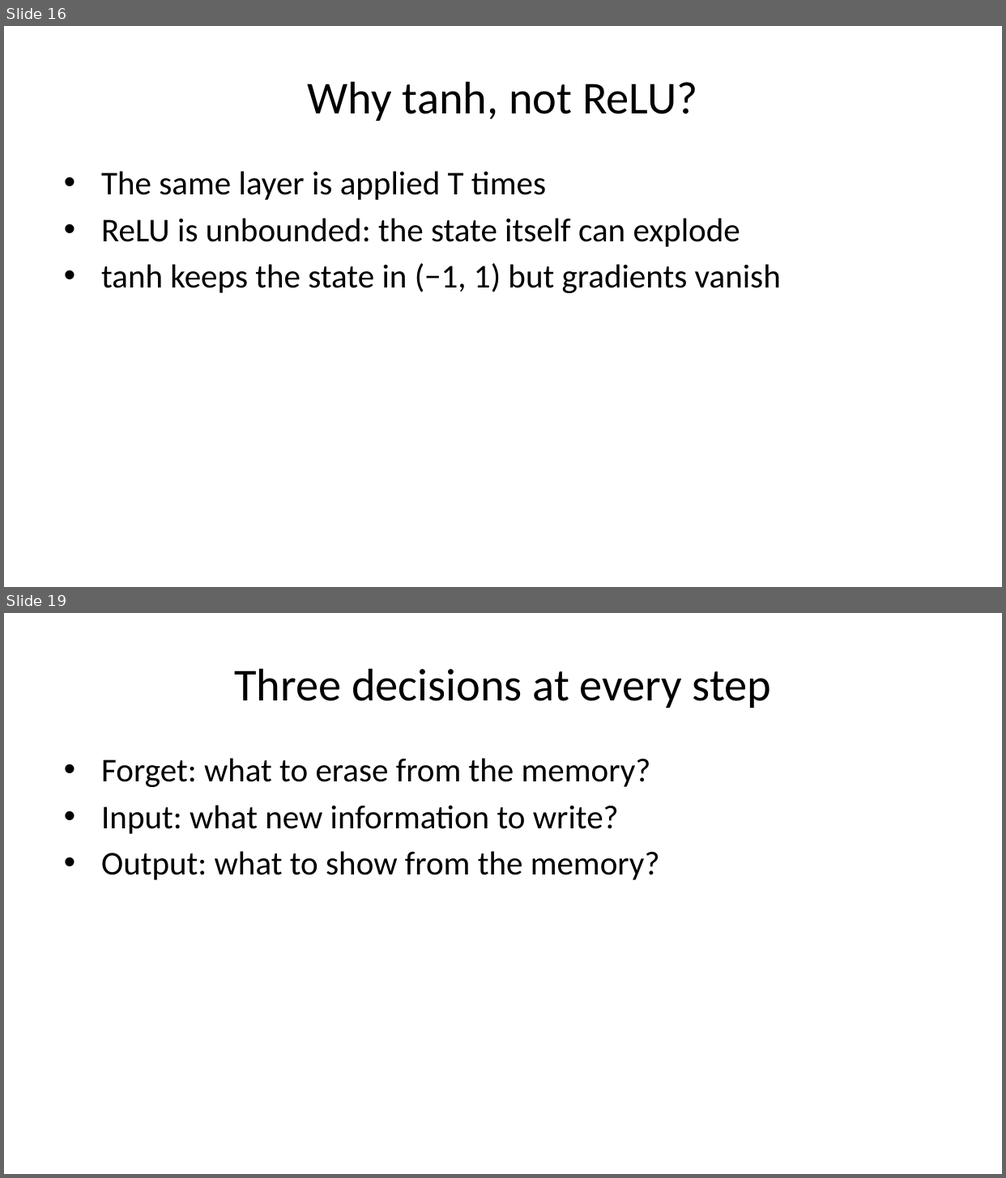
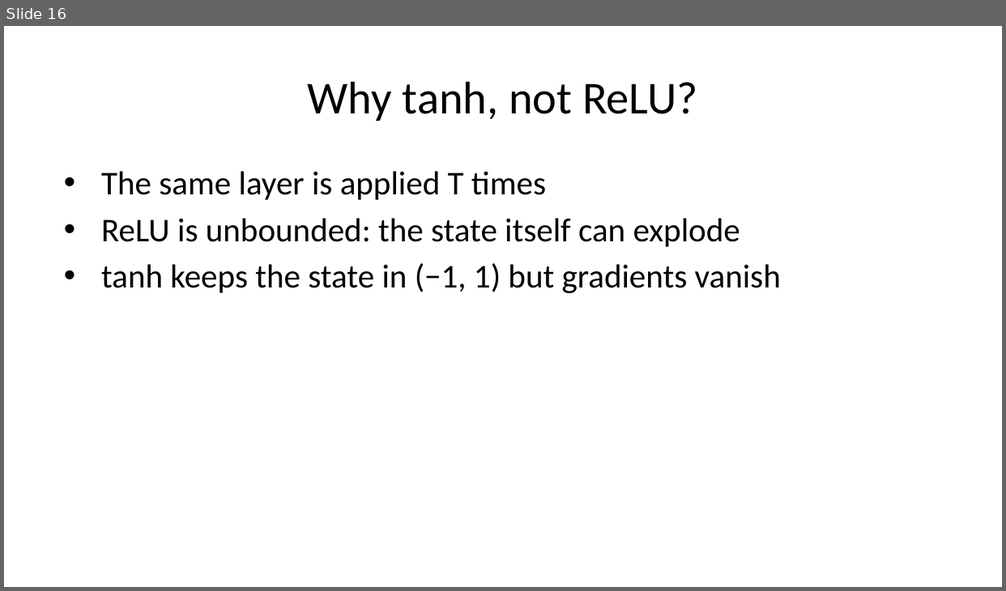
Before and after one commit to pauldubois98/AdcancedTopicsDataScience2026, a slide deck: Course10/slides.pptx. Shown one above the other, each under a label of ours: slides 16 and 19 before the commit, slide 16 after it; the slides between them are not shown. The pictures are 1006x1178 and 1006x591 pixels, drawn with LibreOffice and Linux fonts; fonts in the diff are those of the drawing. Boxes give left, top, right and bottom in pixels: in the first picture for what was removed or moved away, otherwise in the second. Text is boxed around its words. In the diff, an @@ line names an element or a change of style, - is before the commit and + after.

```diff
--- a/Course10/slides.pptx
+++ b/Course10/slides.pptx
@@ slide 19 removed at [4, 613, 1002, 1174], background #FFFFFF @@
@@ title removed at [234, 668, 772, 708] @@
-Three decisions at every step
@@ text removed at [101, 758, 660, 880] @@
-• Forget: what to erase from the memory?
-• Input: what new information to write?
-• Output: what to show from the memory?
```
Also in this commit, not shown: 3 slides changed, 5 slides added, 2 other slides removed.
